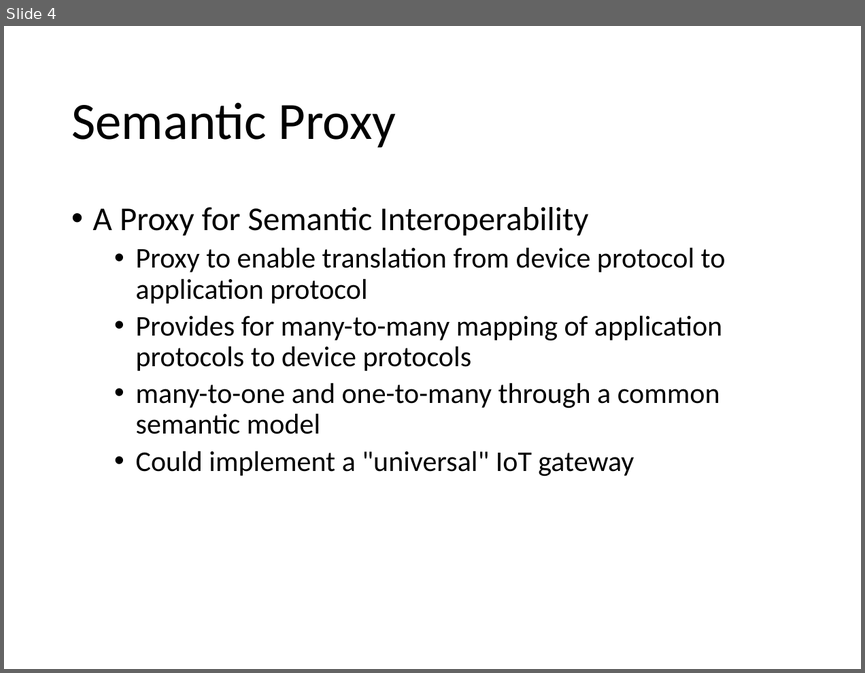
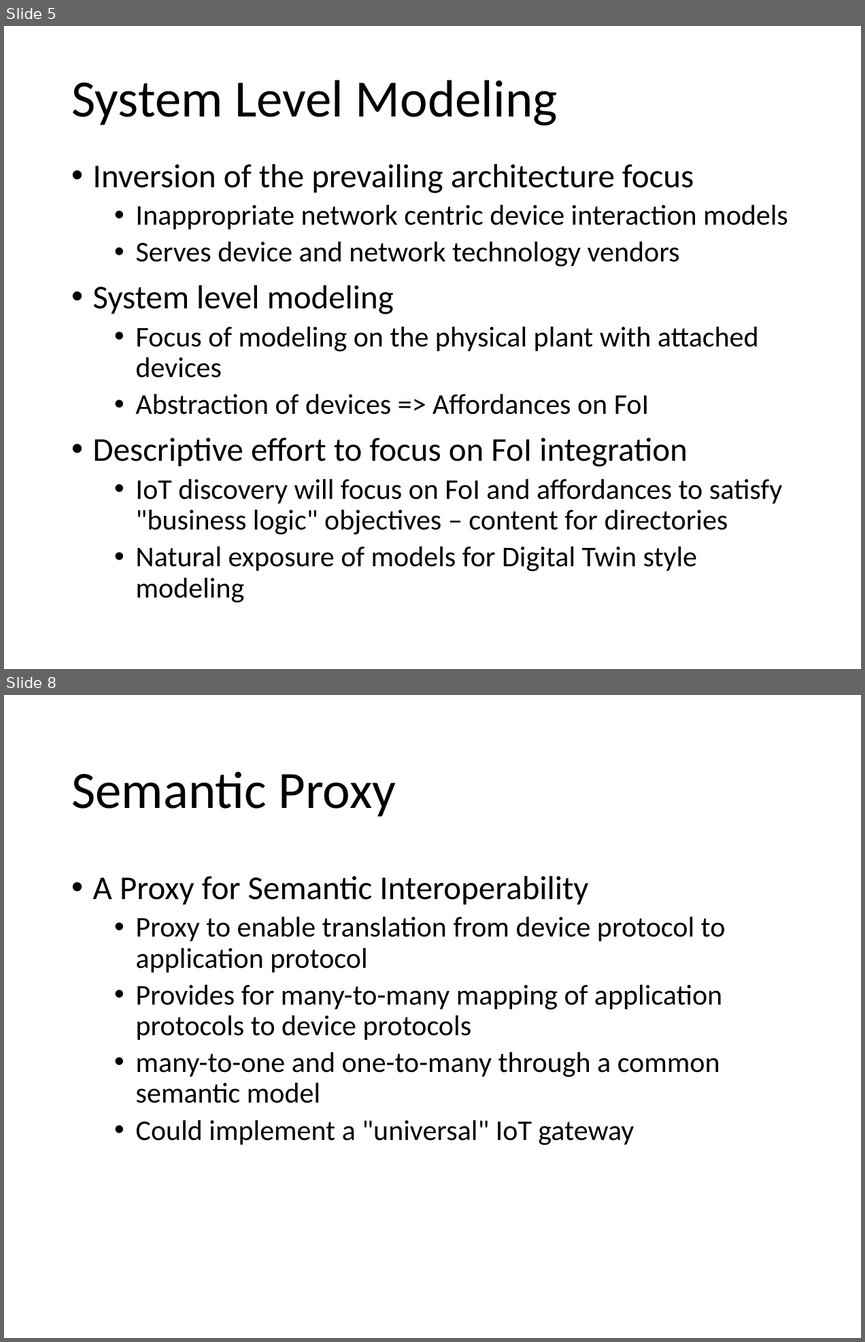
Before and after one commit to iot-schema-collab/teleconferences, a slide deck: iotschema-january2020.pptx. Shown one above the other, each under a label of ours: slide 4 before the commit, slides 5 and 8 after it; the slides between them are not shown. The pictures are 865x673 and 865x1342 pixels, drawn with LibreOffice and Linux fonts; fonts in the diff are those of the drawing. Boxes give left, top, right and bottom in pixels: in the first picture for what was removed or moved away, otherwise in the second. Text is boxed around its words. In the diff, an @@ line names an element or a change of style, - is before the commit and + after.

Commit message:
Update the January deck
Added system level modeling

```diff
--- a/iotschema-january2020.pptx
+++ b/iotschema-january2020.pptx
@@ slide 5 added at (4, 26, 861, 669), background #FFFFFF @@
@@ title added at (71, 80, 558, 126), 44 pt, text #000000 @@
+System Level Modeling
@@ text added at (93, 164, 788, 603), 24 pt, text #000000 @@
+• Inversion of the prevailing architecture focus
+  • Inappropriate network centric device interaction models
+  • Serves device and network technology vendors
+• System level modeling
+  • Focus of modeling on the physical plant with attached devices
+  • Abstraction of devices => Affordances on FoI
+• Descriptive effort to focus on FoI integration
+  • IoT discovery will focus on FoI and affordances to satisfy "business logic" objectives – content for directories
+  • Natural exposure of models for Digital Twin style modeling
@@ what was slide 4 is now slide 8 @@
```
Also in this commit, not shown: 3 slides changed, 3 other slides added, 1 other file.
